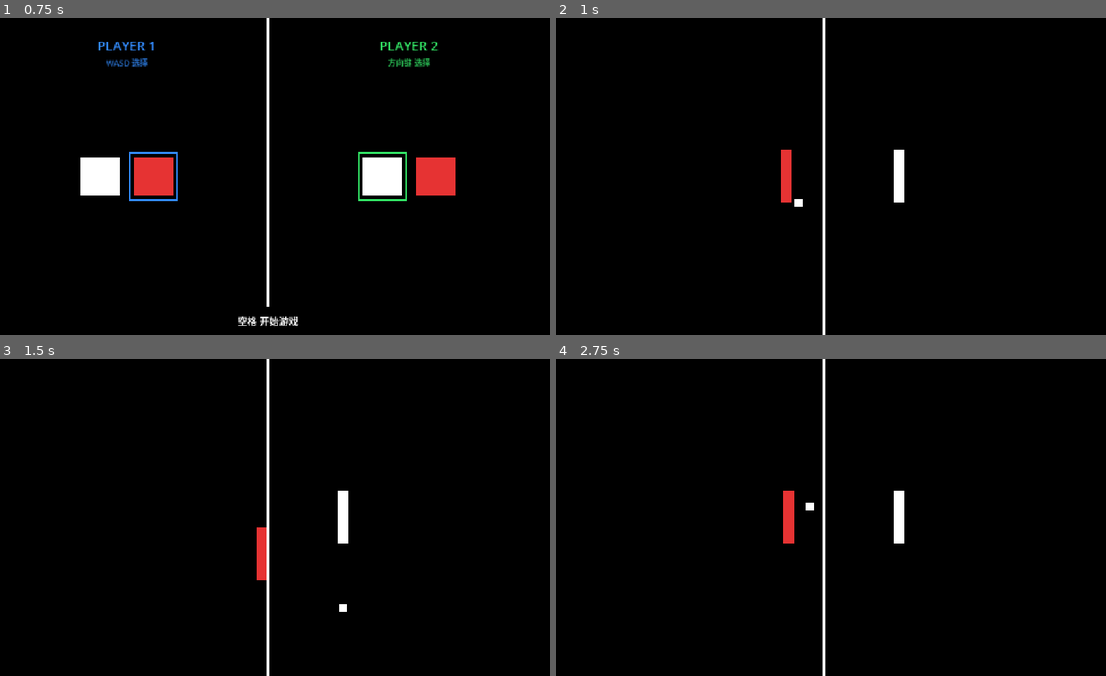
Above: before the commit, frames 1-4 (two rows, left to right).
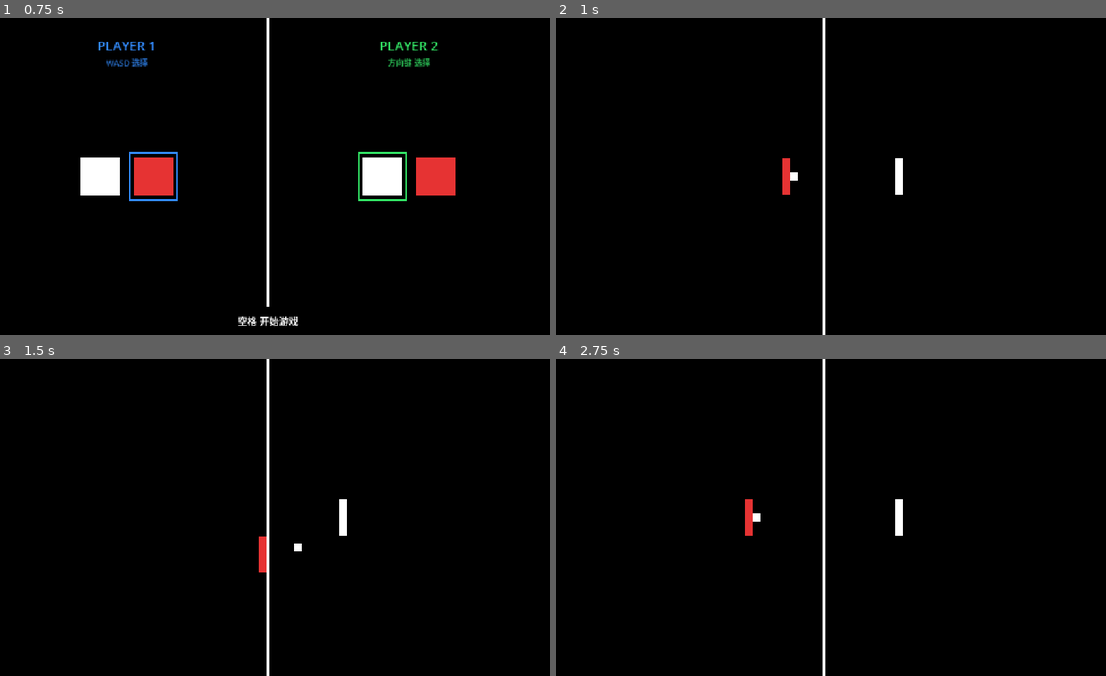
Above: after the commit, the same moments.

Repository: SKHUO/Pong
Game: Godot game, scene res://scenes/character_select/character_select.tscn
The game is run twice, just before and just after one commit, with the same random seed, the same clock (stepped at 60 frames per second) and the same inputs.
Inputs:
- Up to frame 1 (0.75 s): tap Enter at 0.5 s; hold D from 0.53 s (still down); tap J at 0.6 s
- Up to frame 2 (1 s): keep holding D; tap Space at 0.77 s
- Up to frame 3 (1.5 s): release D at 1.28 s; hold S from 1.28 s (still down); tap J at 1.35 s
- Up to frame 4 (2.75 s): tap Space at 1.52 s; release S at 2.03 s; hold D from 2.03 s (still down); tap J at 2.1 s

Frame 1 is identical in both runs. In frame 2, 0.4% of the frame differs, in the area x 40-64%, y 41-60%; in frame 3, 0.4%; in frame 4, 0.7%, in the area x 34-64%, y 41-59%.

Commit message:
Implement serve possession and round winners

Diff:
--- a/scenes/game/player.tscn
+++ b/scenes/game/player.tscn
@@ -1,14 +1,13 @@
-[gd_scene load_steps=2 format=3]
+[gd_scene format=3 uid="uid://d1cg31u6tcgyc"]
 
-[ext_resource type="Script" path="res://scripts/game/player.gd" id="1_player"]
+[ext_resource type="Script" uid="uid://dq8oyi8f3pu0w" path="res://scripts/game/player.gd" id="1_player"]
 
-[node name="Player" type="Node2D"]
+[node name="Player" type="Node2D" unique_id=1865711398]
 script = ExtResource("1_player")
 
-[node name="Visual" type="ColorRect" parent="."]
+[node name="Visual" type="ColorRect" parent="." unique_id=178270185]
 offset_left = -12.0
 offset_top = -60.0
 offset_right = 12.0
 offset_bottom = 60.0
 mouse_filter = 2
-color = Color(1, 1, 1, 1)
--- a/scripts/game/ball.gd
+++ b/scripts/game/ball.gd
@@ -2,7 +2,7 @@
 class_name PongBall
 
 
-signal out_of_bounds
+signal out_of_bounds(exit_side: int)
 
 @export var ball_size := Vector2(18.0, 18.0)
 @export var ball_speed := 540.0
@@ -13,6 +13,7 @@
 
 var velocity := Vector2.ZERO
 var playfield_size := Vector2(1280.0, 720.0)
+var attached := true
 
 
 func _ready() -> void:
@@ -24,19 +25,30 @@
 	update_visual()
 
 
-func serve(origin: Vector2) -> void:
+func attach_to(origin: Vector2) -> void:
 	position = origin
+	velocity = Vector2.ZERO
+	attached = true
 
+
+func serve(horizontal_direction: float) -> void:
+	if not attached:
+		return
+
+	attached = false
 	var angle_degrees := randf_range(min_serve_angle_degrees, max_serve_angle_degrees)
 	if randf() < 0.5:
 		angle_degrees = -angle_degrees
 
 	var angle_radians := deg_to_rad(angle_degrees)
-	velocity = Vector2(cos(angle_radians), sin(angle_radians)) * ball_speed
+	velocity = Vector2(
+		cos(angle_radians) * signf(horizontal_direction),
+		sin(angle_radians)
+	) * ball_speed
 
 
 func move(delta: float, player1_rect: Rect2, player2_rect: Rect2) -> void:
-	if velocity == Vector2.ZERO:
+	if attached:
 		return
 
 	position += velocity * delta
@@ -45,8 +57,14 @@
 	bounce_off_player(player2_rect, 1.0)
 
 	if is_out_of_playfield():
+		var ball_rect := get_rect()
+		var exit_side := -1 if ball_rect.position.x <= 0.0 else 1
 		velocity = Vector2.ZERO
-		out_of_bounds.emit()
+		out_of_bounds.emit(exit_side)
+
+
+func is_attached() -> bool:
+	return attached
 
 
 func get_rect() -> Rect2:
--- a/scripts/game/game.gd
+++ b/scripts/game/game.gd
@@ -5,12 +5,16 @@
 const PLAYFIELD_SIZE := Vector2(1280.0, 720.0)
 const BACKGROUND_COLOR := Color.BLACK
 const PADDLE_OFFSET_FROM_CENTER := 170.0
+const PLAYER_1_SIDE := -1
+const PLAYER_2_SIDE := 1
 
 @onready var background: PongBackground = $Background
 @onready var divider: PongDivider = $Divider
 @onready var player1: PongPlayer = $Player1
 @onready var player2: PongPlayer = $Player2
 @onready var ball: PongBall = $Ball
+
+var serving_side := PLAYER_1_SIDE
 
 
 func _ready() -> void:
@@ -19,8 +23,8 @@
 	divider.configure(PLAYFIELD_SIZE)
 
 	var divider_rect := divider.get_playfield_rect()
-	player1.configure(PLAYFIELD_SIZE, -1, divider_rect)
-	player2.configure(PLAYFIELD_SIZE, 1, divider_rect)
+	player1.configure(PLAYFIELD_SIZE, PLAYER_1_SIDE, divider_rect)
+	player2.configure(PLAYFIELD_SIZE, PLAYER_2_SIDE, divider_rect)
 	player1.apply_character(GameSession.get_character(0))
 	player2.apply_character(GameSession.get_character(1))
 	ball.configure(PLAYFIELD_SIZE)
@@ -31,20 +35,53 @@
 func _physics_process(delta: float) -> void:
 	player1.move(delta)
 	player2.move(delta)
-	ball.move(delta, player1.get_rect(), player2.get_rect())
+
+	if ball.is_attached():
+		position_ball_on_server()
+	else:
+		ball.move(delta, player1.get_rect(), player2.get_rect())
+
+
+func _unhandled_input(event: InputEvent) -> void:
+	if not ball.is_attached() or not event is InputEventKey:
+		return
+
+	var key_event := event as InputEventKey
+	if not key_event.pressed or key_event.echo:
+		return
+
+	var can_serve := (
+		serving_side == PLAYER_1_SIDE
+		and (key_event.keycode == KEY_J or key_event.physical_keycode == KEY_J)
+	) or (
+		serving_side == PLAYER_2_SIDE
+		and (key_event.keycode == KEY_KP_1 or key_event.physical_keycode == KEY_KP_1)
+	)
+
+	if can_serve:
+		ball.serve(-serving_side)
+		get_viewport().set_input_as_handled()
 
 
 func reset_game() -> void:
+	start_round(PLAYER_1_SIDE)
+
+
+func start_round(server_side: int) -> void:
+	serving_side = server_side
 	var center := PLAYFIELD_SIZE * 0.5
 	player1.reset_to(center + Vector2(-PADDLE_OFFSET_FROM_CENTER, 0.0))
 	player2.reset_to(center + Vector2(PADDLE_OFFSET_FROM_CENTER, 0.0))
-
-	var serve_origin := player1.position + Vector2(
-		player1.paddle_size.x * 0.5 + ball.ball_size.x * 0.5 + 2.0,
-		0.0
-	)
-	ball.serve(serve_origin)
+	position_ball_on_server()
 
 
-func _on_ball_out_of_bounds() -> void:
-	reset_game()
+func position_ball_on_server() -> void:
+	var server := player1 if serving_side == PLAYER_1_SIDE else player2
+	var toward_opponent := float(-serving_side)
+	var offset_x := (server.paddle_size.x + ball.ball_size.x) * 0.5
+	ball.attach_to(server.position + Vector2(toward_opponent * offset_x, 0.0))
+
+
+func _on_ball_out_of_bounds(exit_side: int) -> void:
+	var winner_side := -exit_side
+	start_round(winner_side)
--- a/scripts/game/player.gd
+++ b/scripts/game/player.gd
@@ -2,7 +2,7 @@
 class_name PongPlayer
 
 
-@export var paddle_size := Vector2(24.0, 120.0)
+@export var paddle_size := Vector2(18.0, 80.0)
 @export var move_speed := 420.0
 @export_enum("WASD", "ArrowKeys") var control_scheme: int = 0
 
Not shown, changed: .gitignore
Not shown, changed: AGENTS.md
Not shown, changed: docs/PRODUCT_DESIGN.md
Not shown, changed: docs/TECHNICAL_DESIGN.md
Not shown, removed: 提示词草稿（ai不要读取）.md
